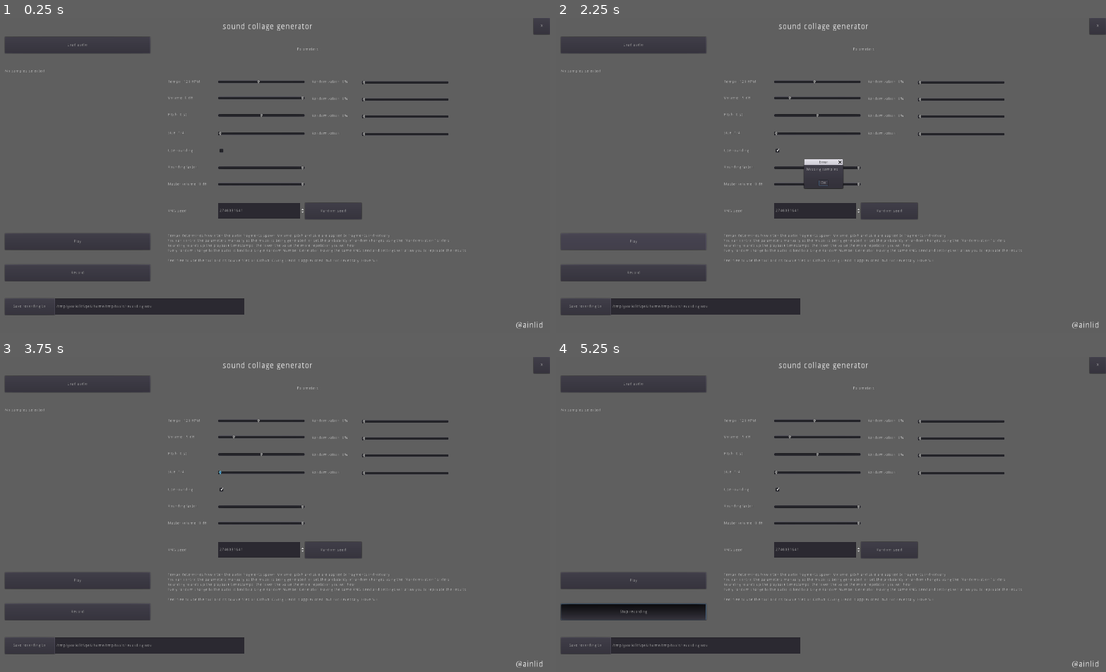
Above: before the commit, frames 1-4 (two rows, left to right).
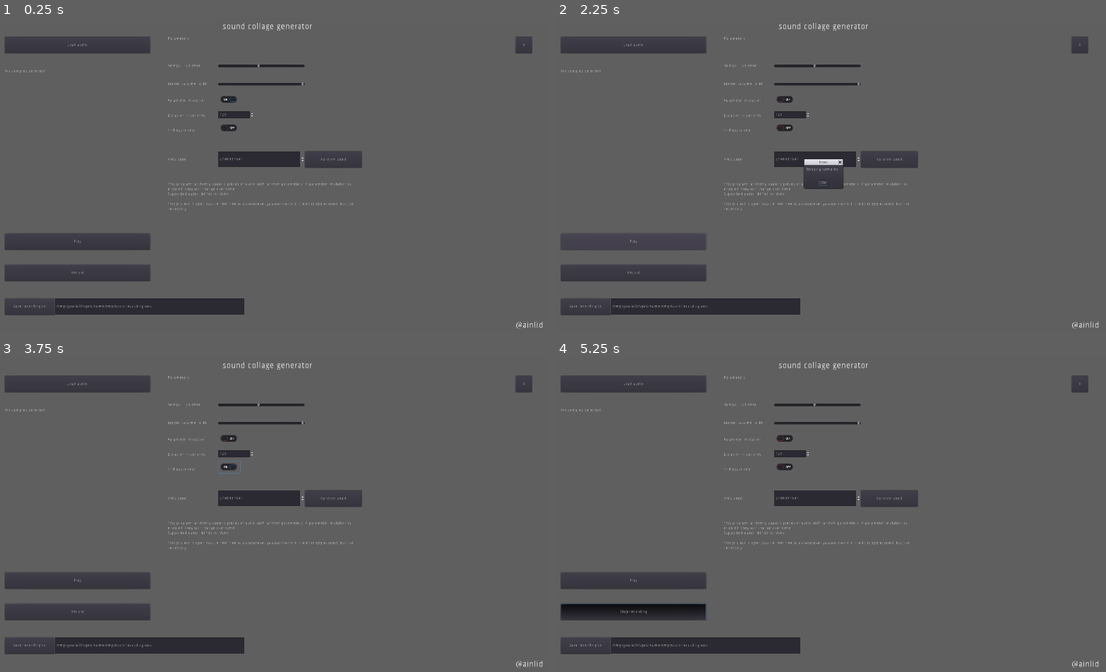
Above: after the commit, the same moments.

Repository: Ainlid/sound_collage_generator
Game: Godot game, scene res://core/core.tscn
Two runs of this game, one before a commit and one after it. Both use one fixed random seed, a clock stepped at 60 frames per second and the inputs below.
Inputs (mouse positions are in pixels of both pictures, inside the frame that each line leads up to):
- Up to frame 1 (0.25 s): no input
- Up to frame 2 (2.25 s): click (781, 150) at 0.52 s; click (787, 99) at 1.27 s; click "Play" at 2 s
- Up to frame 3 (3.75 s): click "Play" at 2.75 s; click (231, 467) at 3.52 s
- Up to frame 4 (5.25 s): click (787, 467) at 4.27 s; click "Record" at 5 s

The runs differ from the first frame. In frame 1, 5.1% of the frame differs, in the area x 30-100%, y 0-78%; in frame 2, 4.9%; in frame 3, 5.1%; in frame 4, 5.1%.

Commit message:
I think it's ready for release

Diff:
--- a/core/core.gd
+++ b/core/core.gd
@@ -2,13 +2,18 @@
 
 var tempo = 120.0
 var interval = 1.0
-onready var timer_beat = $timer_beat
+var tick_index = 0
+var bar_size = 8
+var duration = 120.0
+onready var timer_tick = $timer_tick
+onready var timer_end = $timer_end
 
 var samples = []
 var offset_amount = 8
 var pitch_amount = 4
 var size_amount = 4
 var volume_amount = 4
+
 onready var file_dialog = $interface/load_menu/file_dialog
 onready var file_list = $interface/load_menu/file_scroll/file_list
 
@@ -16,50 +21,19 @@
 onready var samples_error = $interface/samples_error
 var playing = false
 
+var mutation_enabled = true
+var endless_enabled = false
+
 var rng
 var rng_seed
 
 var grain = preload("res://grain/grain.tscn")
-var volume = 0.0
-var size_min = 1
-var size_max = 4
-var pitch = 0
-var size = 0
-
-var use_rounding = false
-var rounding = 16.0
-
-var tempo_random = 0.0
-var volume_random = 0.0
-var pitch_random = 0.0
-var size_random = 0.0
 
 onready var tempo_label = $interface/settings/tempo_label
 onready var tempo_slider = $interface/settings/tempo_slider
 
-onready var volume_label = $interface/settings/volume_label
-onready var volume_slider = $interface/settings/volume_slider
-
-onready var pitch_label = $interface/settings/pitch_label
-onready var pitch_slider = $interface/settings/pitch_slider
-
-onready var size_label = $interface/settings/size_label
-onready var size_slider = $interface/settings/size_slider
-
-onready var rounding_label = $interface/settings/rounding_label
-onready var rounding_slider = $interface/settings/rounding_slider
-
-onready var tempo_random_label = $interface/settings/tempo_random_label
-onready var tempo_random_slider = $interface/settings/tempo_random_slider
-
-onready var volume_random_label = $interface/settings/volume_random_label
-onready var volume_random_slider = $interface/settings/volume_random_slider
-
-onready var pitch_random_label = $interface/settings/pitch_random_label
-onready var pitch_random_slider = $interface/settings/pitch_random_slider
-
-onready var size_random_label = $interface/settings/size_random_label
-onready var size_random_slider = $interface/settings/size_random_slider
+onready var duration_label = $interface/settings/duration_label
+onready var duration_spinbox = $interface/settings/duration_spinbox
 
 onready var seed_box = $interface/settings/seed_box
 
@@ -70,26 +44,17 @@
 var effect
 var recording
 
-onready var master_volume_label = $interface/master_volume_label
-onready var master_volume_slider = $interface/master_volume_slider
+onready var master_volume_label = $interface/settings/master_volume_label
+onready var master_volume_slider = $interface/settings/master_volume_slider
 
 func _ready():
 	randomize()
 	rng = RandomNumberGenerator.new()
 
 	_set_tempo(120.0)
-	_set_volume(0.0)
-	_set_pitch(0)
-	_set_size(1)
-
-	_set_tempo_random(0.0)
-	_set_volume_random(0.0)
-	_set_pitch_random(0.0)
-
+	_set_duration(120.0)
 	_set_master_volume(0.0)
-
 	_randomize_seed()
-
 	_clear_samples()
 
 	effect = AudioServer.get_bus_effect(0, 0)
@@ -107,52 +72,13 @@
 func _set_tempo(value):
 	tempo = value
 	interval = 60.0 / tempo
-	timer_beat.wait_time = interval
+	timer_tick.wait_time = interval
 	tempo_slider.value = value
 	tempo_label.text = "Tempo: " + str(round(value)) + " BPM"
 
-func _set_volume(value):
-	volume = value
-	volume_slider.value = value
-	volume_label.text = "Volume: " + str(round(value)) + " dB"
-
-func _set_pitch(value):
-	pitch = value
-	pitch_slider.value = value
-	pitch_label.text = "Pitch: " + str(round(value)) + " st"
-
-func _set_size(value):
-	size = value
-	size_slider.value = value
-	size_label.text = "Size: " + str(round(value)) + "/4"
-
-func _set_tempo_random(value):
-	tempo_random = value
-	tempo_random_label.text = "Randomization: " + str(value) + "%"
-
-func _set_volume_random(value):
-	volume_random = value
-	volume_random_label.text = "Randomization: " + str(value) + "%"
-
-func _set_pitch_random(value):
-	pitch_random = value
-	pitch_random_label.text = "Randomization: " + str(value) + "%"
-
-func _set_size_random(value):
-	size_random = value
-	size_random_label.text = "Randomization: " + str(value) + "%"
-
-func _toggle_rounding(toggled):
-	if toggled:
-		use_rounding = true
-		rounding_slider.editable = true
-	else:
-		use_rounding = false
-		rounding_slider.editable = false
-
-func _set_rounding(value):
-	rounding = value
-	rounding_label.text = "Rounding factor: " + str(value)
+func _set_duration(value):
+	duration = value
+	duration_spinbox.value = value
 
 func _set_master_volume(value):
 	AudioServer.set_bus_volume_db(0, value)
@@ -230,12 +156,15 @@
 
 func _play_start():
 	_set_seed(rng_seed)
-	timer_beat.start()
+	timer_tick.start()
+	if !endless_enabled:
+		timer_end.wait_time = duration
+		timer_end.start()
 	playing = true
 	play_button.text = "Stop"
 
 func _play_stop():
-	timer_beat.stop()
+	timer_tick.stop()
 	playing = false
 	play_button.text = "Play"
 
@@ -253,29 +182,23 @@
 	recording.save_to_wav(save_path)
 
 func _tick():
-	_randomize_params()
 	_spawn_grain()
-
-func _randomize_params():
-	var tempo_rand_chance = rng.randf() * 100.0
-	if tempo_rand_chance < tempo_random:
-		var new_tempo = rng.randi_range(50, 200)
-		_set_tempo(new_tempo)
-
-	var volume_rand_chance = rng.randf() * 100.0
-	if volume_rand_chance < volume_random:
-		var new_volume = rng.randf_range(-6.0, 0.0)
-		_set_volume(new_volume)
-
-	var pitch_rand_chance = rng.randf() * 100.0
-	if pitch_rand_chance < pitch_random:
-		var new_pitch = rng.randi_range(-6, 6)
-		_set_pitch(new_pitch)
-
-	var size_rand_chance = rng.randf() * 100.0
-	if size_rand_chance < size_random:
-		var new_size = rng.randi_range(1, 4)
-		_set_size(new_size)
+	tick_index += 1
+	if tick_index > bar_size - 1:
+		if mutation_enabled:
+			_mutate()
+		tick_index = 0
+
+func _mutate():
+	for n_sample in samples:
+		var offset_id = rng.randi()%n_sample["offsets"].size()
+		n_sample["offsets"][offset_id] = _pick_offset(n_sample["stream"])
+		var pitch_id = rng.randi()%n_sample["pitches"].size()
+		n_sample["pitches"][pitch_id] = _pick_pitch()
+		var size_id = rng.randi()%n_sample["sizes"].size()
+		n_sample["sizes"][size_id] = _pick_size()
+		var volume_id = rng.randi()%n_sample["volumes"].size()
+		n_sample["volumes"][volume_id] = _pick_volume()
 
 func _spawn_grain():
 	var new_grain = grain.instance()
@@ -294,3 +217,9 @@
 
 func _quit_pressed():
 	get_tree().quit()
+
+func _mutate_toggled(button_pressed):
+	mutation_enabled = button_pressed
+
+func _endless_toggled(button_pressed):
+	endless_enabled = button_pressed
--- a/core/core.tscn
+++ b/core/core.tscn
@@ -7,7 +7,10 @@
 [node name="core" type="Node2D"]
 script = ExtResource( 1 )
 
-[node name="timer_beat" type="Timer" parent="."]
+[node name="timer_tick" type="Timer" parent="."]
+
+[node name="timer_end" type="Timer" parent="."]
+one_shot = true
 
 [node name="bg" type="ColorRect" parent="."]
 margin_right = 1920.0
@@ -47,27 +50,26 @@
 "_edit_use_anchors_": false
 }
 
+[node name="info" type="Label" parent="interface"]
+margin_left = 620.0
+margin_top = 559.0
+margin_right = 1280.0
+margin_bottom = 658.0
+text = "This program randomly spawns pieces of audio with random parameters. If parameter mutation is enabled, they will change over time.
+Supported audio: 44100 Hz WAV
+
+This project is open source, feel free to do whatever you want with it! Credit is appreciated, but not necessary."
+autowrap = true
+__meta__ = {
+"_edit_use_anchors_": false
+}
+
 [node name="play_button" type="Button" parent="interface"]
 margin_left = 67.0
 margin_top = 733.029
 margin_right = 561.0
 margin_bottom = 789.029
 text = "Play"
-__meta__ = {
-"_edit_use_anchors_": false
-}
-
-[node name="info" type="Label" parent="interface"]
-margin_left = 620.0
-margin_top = 734.321
-margin_right = 1816.0
-margin_bottom = 816.321
-text = "Tempo determines how often the audio fragments spawn. Volume, pitch and size are applied to fragments individually.
-You can control the parameters manually as the music is being generated, or set the probability of random changes using the \"Randomization\" sliders.
-Rounding rounds up the playback timestamps, the lower the value the more repetition you will hear.
-Every random change to the audio is tied to a single Random Number Generator. Having the same RNG seed and settings will allow you to replicate the results.
-
-Feel free to use the tool and its source files on Github! Giving credit is appreciated, but not necessary. Have fun!"
 __meta__ = {
 "_edit_use_anchors_": false
 }
@@ -103,53 +105,32 @@
 }
 
 [node name="quit_button" type="Button" parent="interface"]
-margin_left = 1863.83
-margin_top = 1.41422
-margin_right = 1919.83
-margin_bottom = 57.4142
+margin_left = 1803.18
+margin_top = 65.0
+margin_right = 1859.18
+margin_bottom = 121.0
 text = "X"
 __meta__ = {
 "_edit_use_anchors_": false
 }
 
-[node name="master_volume_slider" type="HSlider" parent="interface"]
-margin_left = 791.0
-margin_top = 538.0
+[node name="settings" type="Node" parent="interface"]
+
+[node name="label_params" type="Label" parent="interface/settings"]
+margin_left = 621.0
+margin_top = 64.0
+margin_right = 791.0
+margin_bottom = 120.0
+text = "Parameters:"
+__meta__ = {
+"_edit_use_anchors_": false
+}
+
+[node name="tempo_slider" type="HSlider" parent="interface/settings"]
+margin_left = 791.0
+margin_top = 134.586
 margin_right = 1087.0
-margin_bottom = 594.0
-min_value = -12.0
-max_value = 0.0
-
-[node name="master_volume_label" type="Label" parent="interface"]
-margin_left = 621.0
-margin_top = 538.0
-margin_right = 746.0
-margin_bottom = 594.0
-text = "Master volume: "
-valign = 1
-__meta__ = {
-"_edit_use_anchors_": false
-}
-
-[node name="settings" type="Node" parent="interface"]
-
-[node name="label_params" type="Label" parent="interface/settings"]
-margin_left = 621.0
-margin_top = 78.5858
-margin_right = 1576.0
-margin_bottom = 134.586
-text = "Parameters:"
-align = 1
-valign = 1
-__meta__ = {
-"_edit_use_anchors_": false
-}
-
-[node name="tempo_slider" type="HSlider" parent="interface/settings"]
-margin_left = 791.0
-margin_top = 188.586
-margin_right = 1087.0
-margin_bottom = 244.586
+margin_bottom = 190.586
 min_value = 50.0
 max_value = 200.0
 value = 120.0
@@ -159,220 +140,114 @@
 
 [node name="tempo_label" type="Label" parent="interface/settings"]
 margin_left = 621.0
-margin_top = 188.586
+margin_top = 134.586
 margin_right = 746.0
-margin_bottom = 244.586
+margin_bottom = 190.586
 text = "Tempo: "
 valign = 1
 __meta__ = {
 "_edit_use_anchors_": false
 }
 
-[node name="volume_slider" type="HSlider" parent="interface/settings"]
-margin_left = 791.0
-margin_top = 244.628
+[node name="master_volume_slider" type="HSlider" parent="interface/settings"]
+margin_left = 791.0
+margin_top = 196.586
 margin_right = 1087.0
-margin_bottom = 300.628
-min_value = -6.0
+margin_bottom = 252.586
+min_value = -12.0
 max_value = 0.0
 __meta__ = {
 "_edit_use_anchors_": false
 }
 
-[node name="volume_label" type="Label" parent="interface/settings"]
-margin_left = 621.0
-margin_top = 244.628
+[node name="master_volume_label" type="Label" parent="interface/settings"]
+margin_left = 621.0
+margin_top = 196.586
 margin_right = 746.0
-margin_bottom = 300.628
-text = "Volume: "
-valign = 1
-__meta__ = {
-"_edit_use_anchors_": false
-}
-
-[node name="pitch_slider" type="HSlider" parent="interface/settings"]
-margin_left = 791.0
-margin_top = 302.628
+margin_bottom = 252.586
+text = "Master volume: "
+valign = 1
+__meta__ = {
+"_edit_use_anchors_": false
+}
+
+[node name="mutate_label" type="Label" parent="interface/settings"]
+margin_left = 620.0
+margin_top = 252.586
+margin_right = 756.0
+margin_bottom = 308.586
+text = "Parameter mutation: "
+valign = 1
+__meta__ = {
+"_edit_use_anchors_": false
+}
+
+[node name="mutate_toggle" type="CheckButton" parent="interface/settings"]
+margin_left = 791.0
+margin_top = 256.642
+margin_right = 867.0
+margin_bottom = 296.642
+pressed = true
+__meta__ = {
+"_edit_use_anchors_": false
+}
+
+[node name="duration_label" type="Label" parent="interface/settings"]
+margin_left = 621.0
+margin_top = 303.642
+margin_right = 757.0
+margin_bottom = 359.642
+text = "Duration in seconds: "
+valign = 1
+__meta__ = {
+"_edit_use_anchors_": false
+}
+
+[node name="duration_spinbox" type="SpinBox" parent="interface/settings"]
+margin_left = 791.0
+margin_top = 317.0
+margin_right = 915.0
+margin_bottom = 341.0
+max_value = 6000.0
+__meta__ = {
+"_edit_use_anchors_": false
+}
+
+[node name="endless_label" type="Label" parent="interface/settings"]
+margin_left = 621.0
+margin_top = 353.586
+margin_right = 757.0
+margin_bottom = 409.586
+text = "Endless mode: "
+valign = 1
+__meta__ = {
+"_edit_use_anchors_": false
+}
+
+[node name="endless_toggle" type="CheckButton" parent="interface/settings"]
+margin_left = 791.0
+margin_top = 353.586
+margin_right = 867.0
+margin_bottom = 393.586
+__meta__ = {
+"_edit_use_anchors_": false
+}
+
+[node name="seed_box" type="SpinBox" parent="interface/settings"]
+margin_left = 791.0
+margin_top = 452.907
 margin_right = 1087.0
-margin_bottom = 358.628
-min_value = -6.0
-max_value = 6.0
-__meta__ = {
-"_edit_use_anchors_": false
-}
-
-[node name="pitch_label" type="Label" parent="interface/settings"]
-margin_left = 621.0
-margin_top = 300.628
+margin_bottom = 506.907
+max_value = 1e+10
+__meta__ = {
+"_edit_use_anchors_": false
+}
+
+[node name="seed_label" type="Label" parent="interface/settings"]
+margin_left = 621.0
+margin_top = 452.907
 margin_right = 746.0
-margin_bottom = 356.628
-text = "Pitch: "
-valign = 1
-__meta__ = {
-"_edit_use_anchors_": false
-}
-
-[node name="size_slider" type="HSlider" parent="interface/settings"]
-margin_left = 791.0
-margin_top = 364.586
-margin_right = 1087.0
-margin_bottom = 420.586
-min_value = 1.0
-max_value = 4.0
-value = 1.0
-__meta__ = {
-"_edit_use_anchors_": false
-}
-
-[node name="size_label" type="Label" parent="interface/settings"]
-margin_left = 621.0
-margin_top = 362.586
-margin_right = 746.0
-margin_bottom = 418.586
-text = "Size: "
-valign = 1
-__meta__ = {
-"_edit_use_anchors_": false
-}
-
-[node name="tempo_random_slider" type="HSlider" parent="interface/settings"]
-margin_left = 1280.0
-margin_top = 190.586
-margin_right = 1576.0
-margin_bottom = 246.586
-__meta__ = {
-"_edit_use_anchors_": false
-}
-
-[node name="tempo_random_label" type="Label" parent="interface/settings"]
-margin_left = 1110.0
-margin_top = 188.586
-margin_right = 1235.0
-margin_bottom = 244.586
-text = "Randomization: "
-valign = 1
-__meta__ = {
-"_edit_use_anchors_": false
-}
-
-[node name="volume_random_slider" type="HSlider" parent="interface/settings"]
-margin_left = 1280.0
-margin_top = 248.586
-margin_right = 1576.0
-margin_bottom = 304.586
-__meta__ = {
-"_edit_use_anchors_": false
-}
-
-[node name="volume_random_label" type="Label" parent="interface/settings"]
-margin_left = 1110.0
-margin_top = 246.586
-margin_right = 1235.0
-margin_bottom = 302.586
-text = "Randomization: "
-valign = 1
-__meta__ = {
-"_edit_use_anchors_": false
-}
-
-[node name="pitch_random_slider" type="HSlider" parent="interface/settings"]
-margin_left = 1280.0
-margin_top = 306.586
-margin_right = 1576.0
-margin_bottom = 362.586
-__meta__ = {
-"_edit_use_anchors_": false
-}
-
-[node name="pitch_random_label" type="Label" parent="interface/settings"]
-margin_left = 1110.0
-margin_top = 304.586
-margin_right = 1235.0
-margin_bottom = 360.586
-text = "Randomization: "
-valign = 1
-__meta__ = {
-"_edit_use_anchors_": false
-}
-
-[node name="size_random_slider" type="HSlider" parent="interface/settings"]
-margin_left = 1280.0
-margin_top = 366.586
-margin_right = 1576.0
-margin_bottom = 422.586
-__meta__ = {
-"_edit_use_anchors_": false
-}
-
-[node name="size_random_label" type="Label" parent="interface/settings"]
-margin_left = 1110.0
-margin_top = 364.586
-margin_right = 1235.0
-margin_bottom = 420.586
-text = "Randomization: "
-valign = 1
-__meta__ = {
-"_edit_use_anchors_": false
-}
-
-[node name="rounding_toggle" type="CheckBox" parent="interface/settings"]
-margin_left = 791.0
-margin_top = 422.586
-margin_right = 828.0
-margin_bottom = 478.586
-__meta__ = {
-"_edit_use_anchors_": false
-}
-
-[node name="rounding_toggle_label" type="Label" parent="interface/settings"]
-margin_left = 621.0
-margin_top = 422.586
-margin_right = 746.0
-margin_bottom = 478.586
-text = "Use rounding: "
-valign = 1
-__meta__ = {
-"_edit_use_anchors_": false
-}
-
-[node name="rounding_slider" type="HSlider" parent="interface/settings"]
-margin_left = 791.0
-margin_top = 480.586
-margin_right = 1087.0
-margin_bottom = 536.586
-min_value = 2.0
-max_value = 16.0
-value = 16.0
-__meta__ = {
-"_edit_use_anchors_": false
-}
-
-[node name="rounding_label" type="Label" parent="interface/settings"]
-margin_left = 621.0
-margin_top = 478.586
-margin_right = 746.0
-margin_bottom = 534.586
-text = "Rounding factor: "
-valign = 1
-__meta__ = {
-"_edit_use_anchors_": false
-}
-
-[node name="seed_box" type="SpinBox" parent="interface/settings"]
-margin_left = 791.0
-margin_top = 627.907
-margin_right = 1087.0
-margin_bottom = 681.907
-max_value = 1e+10
-__meta__ = {
-"_edit_use_anchors_": false
-}
-
-[node name="seed_label" type="Label" parent="interface/settings"]
-margin_left = 621.0
-margin_top = 627.907
-margin_right = 746.0
-margin_bottom = 683.907
+margin_bottom = 508.907
 text = "RNG seed: "
 valign = 1
 __meta__ = {
@@ -381,9 +256,9 @@
 
 [node name="seed_random_button" type="Button" parent="interface/settings"]
 margin_left = 1087.0
-margin_top = 627.907
+margin_top = 452.907
 margin_right = 1280.0
-margin_bottom = 683.907
+margin_bottom = 508.907
 text = "Random seed"
 __meta__ = {
 "_edit_use_anchors_": false
@@ -447,22 +322,17 @@
 stream = SubResource( 1 )
 autoplay = true
 
-[connection signal="timeout" from="timer_beat" to="." method="_tick"]
+[connection signal="timeout" from="timer_tick" to="." method="_tick"]
+[connection signal="timeout" from="timer_end" to="." method="_play_stop"]
 [connection signal="pressed" from="interface/play_button" to="." method="_play_pressed"]
 [connection signal="pressed" from="interface/record_button" to="." method="_record_pressed"]
 [connection signal="pressed" from="interface/save_button" to="." method="_save_pressed"]
 [connection signal="pressed" from="interface/quit_button" to="." method="_quit_pressed"]
-[connection signal="value_changed" from="interface/master_volume_slider" to="." method="_set_master_volume"]
 [connection signal="value_changed" from="interface/settings/tempo_slider" to="." method="_set_tempo"]
-[connection signal="value_changed" from="interface/settings/volume_slider" to="." method="_set_volume"]
-[connection signal="value_changed" from="interface/settings/pitch_slider" to="." method="_set_pitch"]
-[connection signal="value_changed" from="interface/settings/size_slider" to="." method="_set_size"]
-[connection signal="value_changed" from="interface/settings/tempo_random_slider" to="." method="_set_tempo_random"]
-[connection signal="value_changed" from="interface/settings/volume_random_slider" to="." method="_set_volume_random"]
-[connection signal="value_changed" from="interface/settings/pitch_random_slider" to="." method="_set_pitch_random"]
-[connection signal="value_changed" from="interface/settings/size_random_slider" to="." method="_set_size_random"]
-[connection signal="toggled" from="interface/settings/rounding_toggle" to="." method="_toggle_rounding"]
-[connection signal="value_changed" from="interface/settings/rounding_slider" to="." method="_set_rounding"]
+[connection signal="value_changed" from="interface/settings/master_volume_slider" to="." method="_set_master_volume"]
+[connection signal="toggled" from="interface/settings/mutate_toggle" to="." method="_mutate_toggled"]
+[connection signal="value_changed" from="interface/settings/duration_spinbox" to="." method="_set_duration"]
+[connection signal="toggled" from="interface/settings/endless_toggle" to="." method="_endless_toggled"]
 [connection signal="value_changed" from="interface/settings/seed_box" to="." method="_set_seed"]
 [connection signal="pressed" from="interface/settings/seed_random_button" to="." method="_randomize_seed"]
 [connection signal="pressed" from="interface/load_menu/load_button" to="." method="_load_pressed"]
